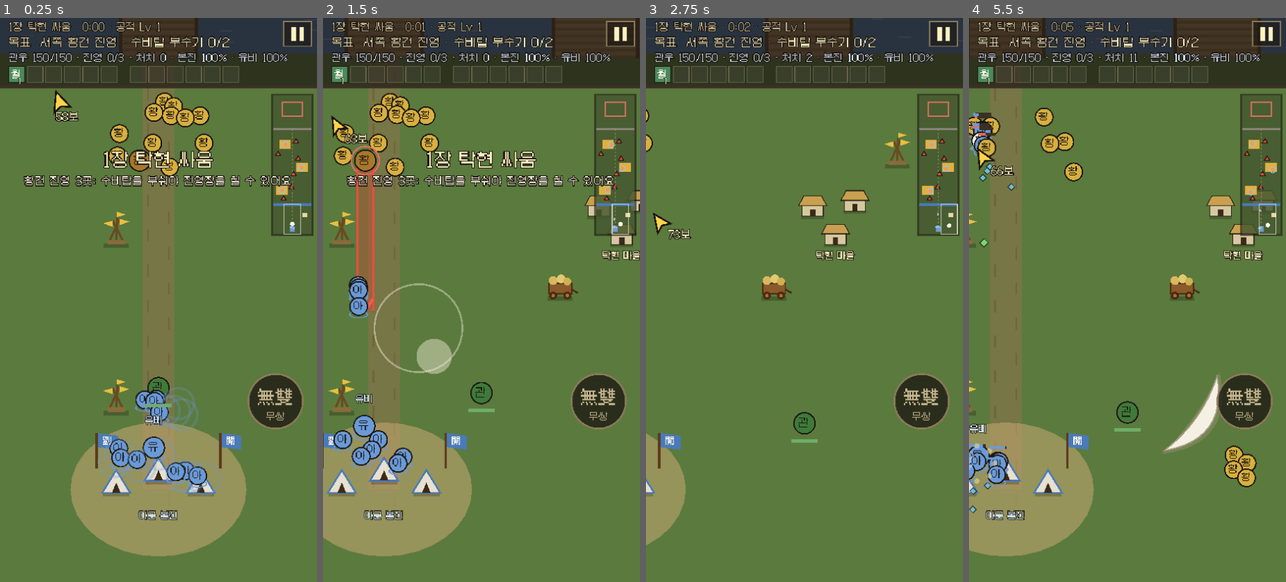
Above: before the commit, frames 1-4 (left to right).
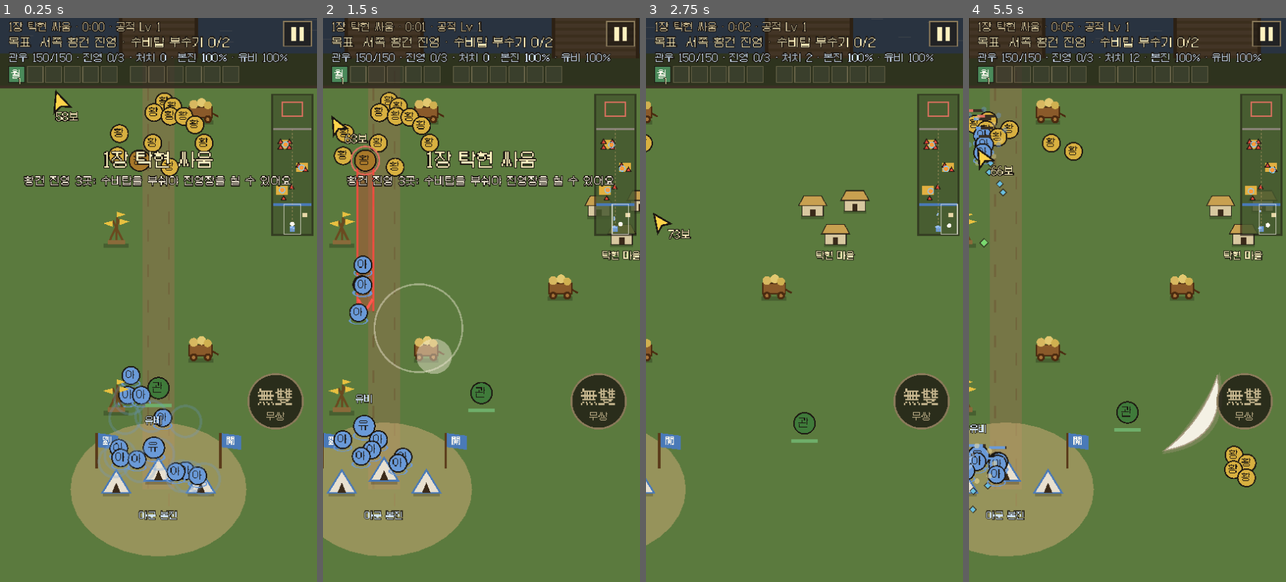
Above: after the commit, the same moments.

Repository: Dong-yeon/ThreeKindomFall
Game: Godot game, scene res://scenes/battle.tscn
Same seed, same stepped clock (60 frames per second), same inputs: the game is played once before the commit and once after it.
Inputs (mouse positions are in pixels of both pictures, inside the frame that each line leads up to):
- Up to frame 1 (0.25 s): no input
- Up to frame 2 (1.5 s): tap Enter at 0.5 s; move the mouse to (551, 271) at 0.52 s; hold Right 0.53-1.25 s; tap K at 0.6 s; click (551, 271) at 0.67 s; tap Space at 0.77 s; drag from (418, 328) to (465, 412) at 1.27 s
- Up to frame 3 (2.75 s): move the mouse to (836, 175) at 2.02 s; hold Right from 2.03 s (still down); tap K at 2.1 s
- Up to frame 4 (5.5 s): release Right at 2.75 s; drag from (1111, 412) to (1032, 215) at 2.77 s; move the mouse to (1222, 384) at 3.52 s; hold Left 3.53-4.25 s; tap K at 3.6, 5.1 s; tap Space at 3.77 s; drag from (1032, 215) to (1079, 159) at 4.27 s; move the mouse to (1143, 300) at 5.02 s; hold Down from 5.03 s (still down); click (1143, 300) at 5.17 s

The runs differ from the first frame. In frame 1, 2.4% of the frame differs, in the area x 34-98%, y 13-75%; in frame 2, 1.8%; in frame 3, 0.5%; in frame 4, 2.6%, in the area x 0-98%, y 6-62%.

Commit message:
feat(godot): 진영마다 다른 목표 — 동쪽 감옥(의용병 구출) · 북쪽 군량 더미(60초 안에 불태우기), 일기토 중 밖의 건물은 안 다침 (D-219)
Co-Authored-By: Claude Opus 5.5 <noreply@anthropic.com>

Diff:
--- a/godot/data/stage_1.gd
+++ b/godot/data/stage_1.gd
@@ -39,17 +39,27 @@
 ## 강은 다리 3곳으로만 건넘.
 const RIVER := {"y0": 2330.0, "y1": 2400.0, "bridges": [Vector2(130, 230), Vector2(375, 465), Vector2(610, 710)]}
 ## lk/ln/lm = 진영장 종류·이름·체력 배율 · skill = 진영장 공격(LEAD_SKILL). mul = 진영 병력 · 수비탑 체력 배율.
-## towers = 수비탑 2개(진영 밖 양쪽, 장수를 쏨, D-202). 탑이 하나라도 서 있으면 진영장은 보호막(D-205 — 막사를 없앰).
+## towers = 부술 목표 자리. obj = 목표 종류(2026-10-14 진영마다 다른 목표 — 사람 손맛 "진영 셋이 같은 모양이라 지루"):
+##   tower = 수비탑(진영 밖, 장수를 쏨, D-202) · cage = 감옥(부수면 의용병이 풀려나 본진으로 — OBJ.cage) · granary = 군량 더미(첫 더미를 부수면 OBJ.granary.limit초 안에 다 부숴야 함)
+## 목표가 하나라도 남아 있으면 진영장은 보호막(D-205 — 막사를 없앰).
 ## 진영장 공격은 장각전 전에 피하는 법을 하나씩 익히는 계단(D-195): 서쪽 돌진 → 동쪽 땅 내려찍기 → 북쪽 부채꼴 화살.
 ## 서쪽 진영장은 등무가 탁현 마을 습격으로 옮겨 가 한충(연의 황건 장수)으로 바꿈(D-208)
 const CAMPS := [
 	{"id": "a", "n": "서쪽 황건 진영", "pos": Vector2(190, 2050), "size": Vector2(250, 190), "lk": "ytbig", "ln": "황건 장수 한충", "lm": 12.0, "mul": 0.85,
-		"skill": "charge", "towers": [Vector2(405, 1985), Vector2(230, 2230)]},
+		"skill": "charge", "obj": "tower", "towers": [Vector2(405, 1985), Vector2(230, 2230)]},
 	{"id": "b", "n": "동쪽 황건 진영", "pos": Vector2(630, 1560), "size": Vector2(250, 190), "lk": "ytbig", "ln": "황건 역사 대장", "lm": 14.0, "mul": 1.1,
-		"skill": "slam", "towers": [Vector2(545, 1365), Vector2(450, 1700)]},
+		"skill": "slam", "obj": "cage", "towers": [Vector2(555, 1515), Vector2(705, 1610)]},
 	{"id": "c", "n": "북쪽 황건 진영", "pos": Vector2(260, 1060), "size": Vector2(250, 190), "lk": "ytarch", "ln": "황건 궁대장", "lm": 36.0, "mul": 1.35,
-		"skill": "fan", "towers": [Vector2(500, 990), Vector2(110, 1265)]},
+		"skill": "fan", "obj": "granary", "towers": [Vector2(165, 1000), Vector2(355, 1000), Vector2(165, 1120), Vector2(355, 1120)]},
 ]
+## 진영의 부술 목표(2026-10-14): n = 이름(알림 · 목표 글), hp = 체력(× 진영 mul), r = 크기.
+## cage: 부술 때마다 의용병 free명이 풀려나 본진으로 걸어감(적이 노림) — 본진에 닿으면 본진 수비대가 되고 유비 체력 heal 회복.
+## granary: 첫 더미를 부수면 limit초 안에 다 부숴야 함. 못 하면 부순 더미가 다시 쌓임
+const OBJ := {
+	"tower": {"n": "수비탑", "verb": "부수기"},
+	"cage": {"n": "감옥", "verb": "부수기", "hp": 650.0, "r": 18.0, "free": 3, "heal": 0.1},
+	"granary": {"n": "군량 더미", "verb": "불태우기", "hp": 420.0, "r": 16.0, "limit": 60.0},
+}
 ## 진영장(D-205): 처음부터 진영 안. 진영 사각형 안을 돌아다니다(wander초마다 새 자리) 장수가 aggro 안이면 장수 쪽으로(사각형 밖으론 안 나감).
 ## 호위병: 장수가 near 안이면 call_near초, 아니면 call_far초마다 call_n명(진영 병력 상한 cap · 처음 start명) — 막사(D-202)의 병력 수 · 빠르기와 비슷하게.
 ## 공격: 장수가 range 안이고 진영장이 화면에 보이면 gap초마다, warn초 예고(서서 빨갛게 보여 줌) 뒤
--- a/godot/data/units.gd
+++ b/godot/data/units.gd
@@ -25,6 +25,9 @@
 	"wolf": {"n": "늑대", "c": "7a7a84", "r": 12.0, "hp": 55.0, "spd": 104.0, "touch": 11.0, "ai": "dash", "spr": "",
 		"range": 170.0, "warn": 0.6, "dspd": 380.0, "dur": 0.45, "stun": 1.0, "rest": 1.2},
 	"dog": {"n": "들개", "c": "9a7448", "r": 9.0, "hp": 22.0, "spd": 128.0, "touch": 7.0, "ai": "chase", "spr": ""},
+	# 진영의 부술 목표(2026-10-14): 감옥 · 군량 더미 — 움직이지 않고 공격하지 않음. 체력은 Stage1.OBJ(여기 hp는 1)
+	"cage": {"n": "감옥", "c": "6a4a20", "r": 18.0, "hp": 1.0, "spd": 0.0, "touch": 0.0, "ai": "obj", "spr": ""},
+	"granary": {"n": "군량 더미", "c": "c8a040", "r": 16.0, "hp": 1.0, "spd": 0.0, "touch": 0.0, "ai": "obj", "spr": ""},
 	# 부서지는 물체(D-216 2단계): 움직이지 않고 공격하지 않고 밀리지 않음. 체력은 Stage1.PROPS.hp(여기 hp는 1). 그림은 코드로 그린 임시
 	"cart": {"n": "군량 수레", "c": "a8743a", "r": 13.0, "hp": 1.0, "spd": 0.0, "touch": 0.0, "ai": "prop", "spr": ""},
 	"flags": {"n": "깃발 더미", "c": "c8a040", "r": 12.0, "hp": 1.0, "spd": 0.0, "touch": 0.0, "ai": "prop", "spr": ""},
@@ -36,5 +39,7 @@
 
 const ALLY := {
 	"sol": {"n": "아군 창병", "c": "6a9ad8", "r": 10.0, "hp": 60.0, "atk": 9.0, "spd": 84.0, "cd": 0.8, "spr": "mil", "size": 24.0},
+	# 감옥에서 풀려난 의용병(2026-10-14): 본진으로 걸어감(escort) — 닿으면 본진 수비대
+	"captive": {"n": "의용병", "c": "6a9ad8", "r": 10.0, "hp": 120.0, "atk": 6.0, "spd": 90.0, "cd": 0.9, "spr": "mil", "size": 24.0},
 	"liubei": {"n": "유비", "c": "6a9ad8", "r": 12.0, "hp": 420.0, "atk": 20.0, "spd": 90.0, "cd": 0.6, "spr": "lb", "size": 28.0},
 }
--- a/godot/scripts/ally.gd
+++ b/godot/scripts/ally.gd
@@ -49,6 +49,9 @@
 	cd -= dt
 	hit_cd -= dt
 	scan -= dt
+	if mode == "escort":
+		_escort_tick(dt)
+		return
 	var march := mode == "march"
 	var anc: Dictionary = b.anchors.get(anchor, {})
 	if scan <= 0:
@@ -116,6 +119,31 @@
 		b.ally_down(self)
 
 
+## 감옥에서 풀려난 의용병(2026-10-14): 싸우지 않고 본진으로 걸어감(적이 노림, 받는 피해 그대로). 본진에 닿으면 본진 수비대(Battle.captive_home)
+func _escort_tick(dt: float) -> void:
+	var b := battle
+	var to := b.path_for(self, "h", b.home_pos)
+	var m := to - position
+	if m.length() > 0.01:
+		last_pos = position
+		position += m.normalized() * minf(m.length(), spd * dt)
+		b.push_out(self)
+	if position.distance_to(b.home_pos) < b.home_r + 10:
+		mode = "guard"
+		anchor = "home"
+		b.captive_home(self)
+		return
+	if hit_cd <= 0:
+		var hit := b.touching_enemy(position, r + 3)
+		if hit != null:
+			# 받는 피해 × 0.65(호위 안 하면 절반쯤 쓰러짐) — 길목 부대에 셋이 한꺼번에 쓰러지지 않고 장수가 구하러 갈 틈이 있게
+			hp -= hit.touch * 0.65
+			hit_cd = 0.6
+	if hp <= 0:
+		dead = true
+		b.add_fx({"k": "burst", "pos": position, "t": 0.3, "r": 6.0, "c": Color("6a9ad8")})
+
+
 ## 다시 그리기는 Battle._redraw_units가 화면 근처에 있을 때만 부름
 func _draw() -> void:
 	Perf.begin(&"그리기:아군")
--- a/godot/scripts/battle.gd
+++ b/godot/scripts/battle.gd
@@ -112,6 +112,9 @@
 var surge_t := 0.0
 var surge_warn := {}
 var surge_n := 0
+## 감옥에서 풀려난 의용병 수 · 본진에 닿은 수(봇 출력)
+var captive_freed := 0
+var captive_safe := 0
 ## 장각(2 · 3장, Siege가 만듦 — 1장엔 없음)
 var boss: Enemy = null
 ## 2 · 3장용 진행(D-211): 성문 열림 · 장각의 요술 · 요술 제단 · 장각 · 사신수. 1장(Stage1.SIEGE = false)엔 없음
@@ -193,7 +196,7 @@
 	world.add_child(hero)
 	for c in Stage1.CAMPS:
 		var d: Dictionary = c.duplicate()
-		d.merge({"cap": false, "lead": null, "al_t": 0.0, "tws": [], "call_t": 0.0})
+		d.merge({"cap": false, "lead": null, "al_t": 0.0, "tws": [], "call_t": 0.0, "burn_t": -1.0})
 		camps.append(d)
 	_build_obstacles()
 	if Stage1.SIEGE:
@@ -446,6 +449,7 @@
 		_pack_tick()
 		_home_raid_tick()
 		_camps_tick(dt)
+		_granary_tick(dt)
 		_party_tick(dt)
 		_rein_tick(dt)
 		_wave_tick(dt)
@@ -1449,7 +1453,8 @@
 
 func hurt_enemy(e: Enemy, d: float) -> void:
 	# 수비탑이 남은 진영의 진영장은 피해를 받지 않음(D-205) · 일기토를 지켜보는 울타리 밖 적은 다치지 않음
-	if e.dead or e.shield or (e.arena_side < 0 and duel()):
+	# 일기토 중엔 울타리 안(arena_side 1)만 다침 — 밖의 건물 · 진영 목표 · 물체도 그대로
+	if e.dead or e.shield or (e.arena_side <= 0 and duel()):
 		return
 	# 수비탑을 처음 친 진영 = 진행 중인 진영(D-209)
 	if cur_camp == "" and e.tower_id != "":
@@ -1483,15 +1488,30 @@
 				tw.alive = false
 		var total: int = c.tws.size()
 		var left := towers_left(c)
+		var kind: String = c.get("obj", "tower")
+		var on := obj_name(c)
 		add_fx({"k": "ring", "pos": e.position, "t": 0.5, "r": 60.0, "c": Color("ffb050")})
 		shake = maxf(shake, 0.15)
-		note("%s 수비탑 %d/%d" % [c.n, total - left, total])
+		note("%s %s %d/%d" % [c.n, on, total - left, total])
+		if kind == "cage":
+			# 감옥(2026-10-14): 의용병이 풀려나 본진으로
+			for j in int(Stage1.OBJ.cage.free):
+				var a := ally_spawn("captive", e.position + Vector2(randf_range(-16, 16), randf_range(6, 20)), "escort", "")
+				a.arena_side = 0
+				captive_freed += 1
+		elif kind == "granary" and float(c.burn_t) < 0 and left > 0:
+			c.burn_t = float(Stage1.OBJ.granary.limit)
 		if left == 0:
-			# 마지막 탑: 진영장 보호막이 풀림(D-205)
+			c.burn_t = -1.0
+			# 마지막 목표: 진영장 보호막이 풀림(D-205)
 			if Unit.alive(c.lead):
 				c.lead.shield = false
 				add_fx({"k": "ring", "pos": c.lead.position, "t": 0.5, "r": 70.0, "c": Color("6ac0e0")})
-			banner("수비탑을 다 부쉈어요", "%s — %s의 보호막이 풀렸어요" % [c.n, c.ln])
+			banner("%s%s 다 %s" % [on, jo(on, "을", "를"), "불태웠어요" if kind == "granary" else "부쉈어요"], "%s — %s의 보호막이 풀렸어요" % [c.n, c.ln])
+		elif kind == "cage":
+			banner("감옥을 부쉈어요 (%d/%d)" % [total - left, total], "의용병이 본진으로 가요 — 지켜 줘요")
+		elif kind == "granary":
+			banner("군량 더미를 불태웠어요 (%d/%d)" % [total - left, total], "%d초 안에 남은 더미를 모두 태워요" % ceili(float(c.burn_t)))
 		else:
 			banner("수비탑을 부쉈어요 (%d/%d)" % [total - left, total], "%s — 남은 탑을 부수면 %s의 보호막이 풀려요" % [c.n, c.ln])
 		return
@@ -2120,18 +2140,14 @@
 			var e := spawn(k, at, s[3])
 			e.set_post(at)
 			e.aggro = 230
-	# 진영(D-205): 수비탑 2개(장수를 쏨, D-202) · 진영장(처음부터 진영 안, 탑이 남아 있는 동안 보호막) · 처음 호위병
-	var T: Dictionary = Stage1.TOWER
+	# 진영(D-205): 부술 목표(수비탑 · 감옥 · 군량 더미 — 2026-10-14) · 진영장(처음부터 진영 안, 목표가 남아 있는 동안 보호막) · 처음 호위병
 	var L: Dictionary = Stage1.LEAD
 	for c in camps:
 		var i := 0
 		for tp in c.towers:
 			var tw := {"id": "%s:%d" % [c.id, i], "pos": tp, "alive": true}
 			c.tws.append(tw)
-			var u := spawn("tower", tp, float(T.hp) * float(c.mul))
-			u.camp_id = c.id
-			u.tower_id = tw.id
-			u.r = float(T.r)
+			_spawn_obj(c, tw)
 			i += 1
 		var ld := spawn(c.lk, c.pos, float(c.mul) * float(c.lm))
 		ld.make_lead(c, camp_rect(c))
@@ -2140,6 +2156,57 @@
 		c.call_t = randf_range(0.5, 2.0)
 		for j in int(L.start):
 			_guard(c, float(c.mul))
+
+
+## 진영의 부술 목표 하나(수비탑 · 감옥 · 군량 더미 — Stage1.CAMPS[].obj)
+func _spawn_obj(c: Dictionary, tw: Dictionary) -> void:
+	var kind: String = c.get("obj", "tower")
+	var u: Enemy
+	if kind == "tower":
+		var T: Dictionary = Stage1.TOWER
+		u = spawn("tower", tw.pos, float(T.hp) * float(c.mul))
+		u.r = float(T.r)
+	else:
+		var O: Dictionary = Stage1.OBJ[kind]
+		u = spawn(kind, tw.pos, float(O.hp) * float(c.mul))
+		u.r = float(O.r)
+	u.camp_id = c.id
+	u.tower_id = tw.id
+
+
+## 진영 목표 이름(알림 · 목표 글): 수비탑 · 감옥 · 군량 더미
+static func obj_name(c: Dictionary) -> String:
+	return String(Stage1.OBJ[c.get("obj", "tower")].n)
+
+
+## 감옥에서 풀려난 의용병이 본진에 닿음: 본진 수비대가 되고 유비 체력 회복
+func captive_home(a: Ally) -> void:
+	captive_safe += 1
+	if Unit.alive(liubei):
+		liubei.hp = minf(liubei.max_hp, liubei.hp + liubei.max_hp * float(Stage1.OBJ.cage.heal))
+	add_fx({"k": "ring", "pos": a.position, "t": 0.4, "r": 24.0, "c": Color("8fe08a")})
+	if captive_safe == 1 or captive_safe % 3 == 0:
+		banner("의용병이 본진에 닿았어요", "본진 수비대가 늘고 유비가 기운을 차려요")
+
+
+## 군량 더미(2026-10-14): 첫 더미를 부순 뒤 limit초가 지나도 남아 있으면 부순 더미가 다시 쌓임
+func _granary_tick(dt: float) -> void:
+	for c in camps:
+		if c.cap or float(c.burn_t) < 0:
+			continue
+		c.burn_t = float(c.burn_t) - dt
+		if float(c.burn_t) > 0:
+			continue
+		c.burn_t = -1.0
+		for tw in c.tws:
+			if not tw.alive:
+				tw.alive = true
+				_spawn_obj(c, tw)
+		if Unit.alive(c.lead):
+			c.lead.shield = true
+		note("%s 군량 다시 쌓임" % c.n)
+		banner("군량이 다시 쌓였어요!", "%s — 첫 더미를 부순 뒤 %d초 안에 모두 불태워야 해요" % [c.n, int(Stage1.OBJ.granary.limit)])
+		Sound.play("alert", 0.4)
 
 
 ## 화면 바로 바깥 둘레에서 a 방향의 빈 곳(안 되면 조금씩 돌려 봄). 장수에게 걸어올 수 없는 곳(닫힌 장각 본진 안 · 닫힌 관문 너머)은 뺀다
@@ -2375,7 +2442,9 @@
 			if tw.alive and hero.position.distance_to(tw.pos) < bd2:
 				bd2 = hero.position.distance_to(tw.pos)
 				tp = tw.pos
-		return {"pos": tp, "n": "%s · 수비탑 부수기 %d/%d" % [best.n, total - left, total]}
+		var O: Dictionary = Stage1.OBJ[best.get("obj", "tower")]
+		var tm := " (남은 %d초)" % ceili(float(best.burn_t)) if float(best.burn_t) >= 0 else ""
+		return {"pos": tp, "n": "%s · %s %s %d/%d%s" % [best.n, O.n, O.verb, total - left, total, tm], "warn": tm != ""}
 	# 정원지의 대군(D-214): 본진에 가장 가까운 부대의 대장 — 아직 아무 부대도 안 나왔으면 관문 앞
 	var A: Dictionary = Stage1.ARMY
 	var gp := Vector2(float(A.road_x), float(A.y0))
--- a/godot/scripts/bot.gd
+++ b/godot/scripts/bot.gd
@@ -584,7 +584,7 @@
 	for e in b.enemies:
 		if e.prop:
 			props_all += 1
-	print("[heals] 합 %d · %s · 남은 물체 %d · 몰려온 무리 %d번" % [hn, " · ".join(hs) if not hs.is_empty() else "-", props_all, b.surge_n])
+	print("[heals] 합 %d · %s · 남은 물체 %d · 몰려온 무리 %d번 · 의용병 %d명 풀려나 %d명 본진" % [hn, " · ".join(hs) if not hs.is_empty() else "-", props_all, b.surge_n, b.captive_freed, b.captive_safe])
 	print("[allies] " + (" · ".join(_ally_log) if not _ally_log.is_empty() else "-"))
 	print("[move] 이동 %dpx · 평균 %dpx/초 · 멈춤 %d%% · 둘레 120px 적 평균 %.1f · 분당 피격 %.1f · 최저 체력 %d/%d · 구슬 주운 경험 %d%%" % [int(_dist), int(_dist / maxf(b.t, 1.0)), int(_still / maxf(b.t, 1.0) * 100.0),
 		_near_sum / maxf(_near_t, 0.01), h.hits_taken / maxf(b.t / 60.0, 0.01), int(_min_hp), int(h.max_hp), int(b.xp_picked / maxf(b.xp_dropped, 1.0) * 100.0)])
--- a/godot/scripts/enemy.gd
+++ b/godot/scripts/enemy.gd
@@ -12,7 +12,7 @@
 var def: Dictionary
 var ai := "chase"
 ## ai를 숫자로(매 프레임 문자열 match가 정수 비교보다 10배쯤 느려서, D-200). 없으면 -1
-const AI_CODE := {"chase": 0, "dash": 1, "shooter": 2, "boss": 3, "tower": 4, "lead": 5, "altar": 6, "prop": 7}
+const AI_CODE := {"chase": 0, "dash": 1, "shooter": 2, "boss": 3, "tower": 4, "lead": 5, "altar": 6, "prop": 7, "obj": 8}
 const AI_CHASE := 0
 const AI_DASH := 1
 const AI_SHOOTER := 2
@@ -21,6 +21,7 @@
 const AI_LEAD := 5
 const AI_ALTAR := 6
 const AI_PROP := 7
+const AI_OBJ := 8
 var _ai := AI_CHASE
 var spd := 60.0
 var spd0 := 60.0
@@ -139,7 +140,7 @@
 	tex = Sprites.sheet(def.spr) if String(def.spr) != "" else null
 	_anim_off = r
 	_glyph = String(def.n).left(1)
-	building = ai == "tower" or ai == "altar" or ai == "prop"
+	building = ai == "tower" or ai == "altar" or ai == "prop" or ai == "obj"
 	prop = ai == "prop"
 
 
@@ -528,8 +529,8 @@
 ## 경고 · 체력뿐 — 전엔 매 프레임 다시 그렸음. 장수급 · 장각은 둘레 빛이 매 프레임 일렁여서 늘 그림.
 ## (Unit.anim_moved · Sprites.dir_of · walk_step과 같은 계산을 함수 부르기 없이 함)
 func refresh_look() -> void:
-	if prop:
-		# 부서지는 물체: 맞아서 번쩍일 때만 다시 그림(서 있기만 해서 — 20~30개)
+	if prop or _ai == AI_OBJ:
+		# 부서지는 물체 · 진영 목표(감옥 · 군량 더미): 맞아서 번쩍일 때만 다시 그림(서 있기만 해서 — 20~30개)
 		if (flash > 0) != _dk_flash or hp / max_hp != _dk_hp:
 			queue_redraw()
 		return
@@ -582,6 +583,8 @@
 			_draw_tower()
 		elif _ai == AI_PROP:
 			_draw_prop()
+		elif _ai == AI_OBJ:
+			_draw_obj()
 		else:
 			_draw_altar()
 		return
@@ -636,6 +639,30 @@
 
 
 ## 수비탑: 나무 망루 + 황건 깃발 + 체력 막대(맞으면 번쩍). 노리는 중엔 사거리 원, 쏘기 직전엔 망대에 빨간 고리
+## 진영 목표(2026-10-14, 코드로 그린 임시): 감옥 = 나무 창살 우리 + 갇힌 사람 그림자 / 군량 더미 = 누런 자루 더미 + 짚 지붕. 맞으면 번쩍, 체력 막대
+func _draw_obj() -> void:
+	_dk_flash = flash > 0
+	_dk_hp = hp / max_hp
+	var hi := flash > 0
+	draw_rect(Rect2(-20, 8, 40, 6), Color(0, 0, 0, 0.22))
+	if k == "cage":
+		var wood := Color("fff2c0") if hi else Color("6a4a20")
+		draw_rect(Rect2(-18, -26, 36, 34), Color(0.15, 0.12, 0.1, 0.55))
+		draw_circle(Vector2(-6, -8), 5, Color("4a6a9a"))
+		draw_circle(Vector2(7, -6), 5, Color("4a6a9a"))
+		for i in 6:
+			draw_rect(Rect2(-18 + i * 6.8, -26, 3, 34), wood)
+		draw_rect(Rect2(-20, -30, 40, 5), wood)
+		draw_rect(Rect2(-20, 6, 40, 4), wood)
+	else:
+		var sack := Color("fff2c0") if hi else Color("d8b860")
+		for q in [Vector2(-10, -4), Vector2(10, -4), Vector2(0, -4), Vector2(-5, -14), Vector2(5, -14)]:
+			draw_circle(q, 8, sack)
+			draw_circle(q, 8, Color("6a4a20"), false, 1.0)
+		draw_colored_polygon(PackedVector2Array([Vector2(-18, -18), Vector2(18, -18), Vector2(0, -32)]), Color("b89848"))
+	draw_bar(0, -40, 36, 4, hp / max_hp, Color("d9705e"))
+
+
 func _draw_tower() -> void:
 	var T: Dictionary = Stage1.TOWER
 	var wood := Color("fff2c0") if flash > 0 else Color("a8743a")
--- a/godot/scripts/terrain.gd
+++ b/godot/scripts/terrain.gd
@@ -115,7 +115,7 @@
 		_flag(p + Vector2(0, -10), Color("4a7ab8") if cap else Color("d8b040"), b.hero_data.flag_glyph if cap else "黃")
 		var total: int = c.tws.size()
 		var left := b.towers_left(c)
-		var what: String = String(c.ln) if left == 0 else ("수비탑 %d/%d" % [total - left, total])
+		var what: String = String(c.ln) if left == 0 else ("%s %d/%d" % [Battle.obj_name(c), total - left, total])
 		var txt: String = ("%s — 점령" % c.n) if cap else ("%s · %s" % [c.n, what])
 		_label(txt, Vector2(p.x, R.position.y - 14), Color("cfe2f4") if cap else Color("ffd8a0"))
 
Not shown, changed: docs/decision-log.md
